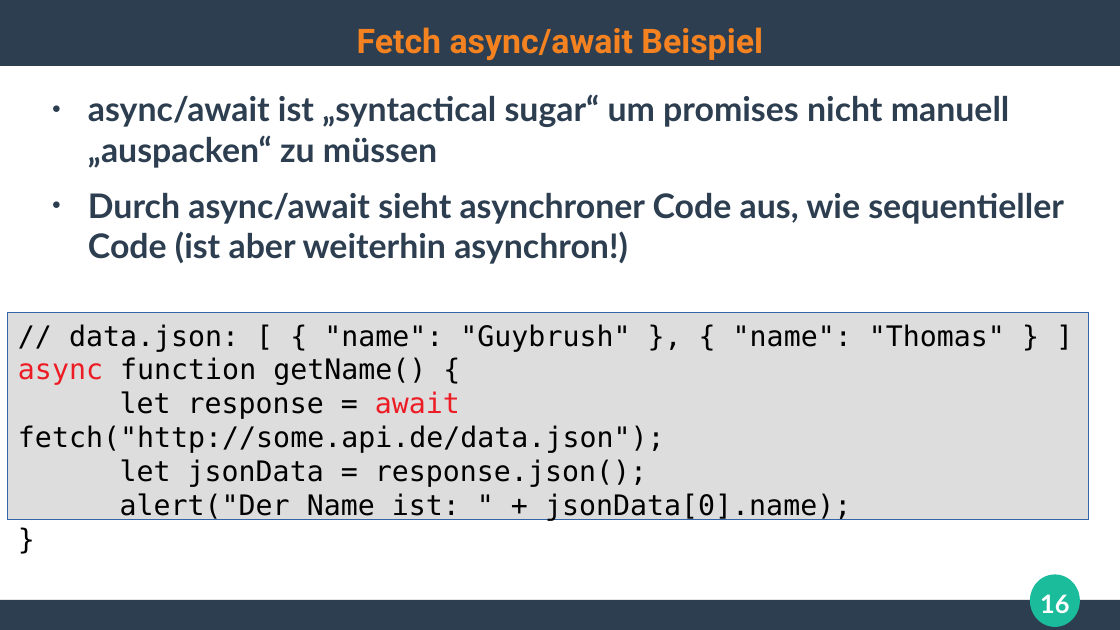
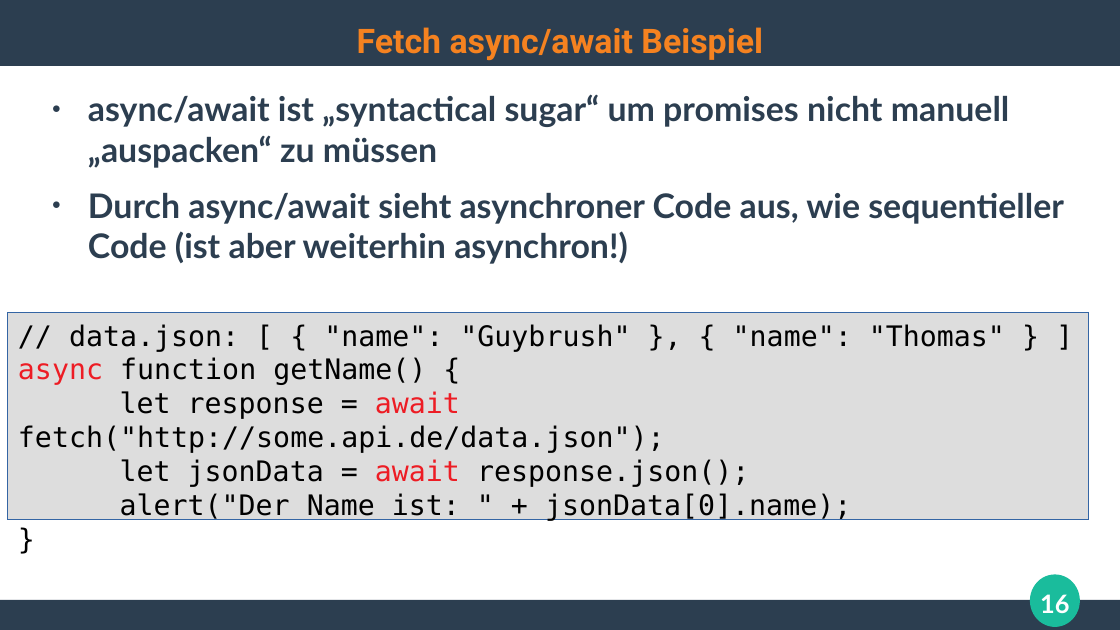
Before and after one commit to ghandmann/HS-AlbSig-WebAnwendungen2, a slide deck: slide 16 of Kapitel/05_Web2.0_AJAX_1x1.odp. Drawn at 1120x630 pixels with LibreOffice and Linux fonts; fonts in the diff are those of the drawing. Boxes give left, top, right and bottom in pixels: in the first picture for what was removed or moved away, otherwise in the second. Text is boxed around its words. In the diff, an @@ line names an element or a change of style, - is before the commit and + after.

Commit message:
added missing await in example

```diff
--- a/Kapitel/05_Web2.0_AJAX_1x1.odp
+++ b/Kapitel/05_Web2.0_AJAX_1x1.odp
@@ text in rectangle at (120,459,749,487): text changed @@
-let jsonData = response.json();
+let jsonData = await response.json();
```
